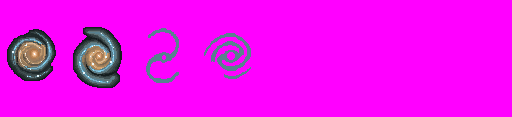
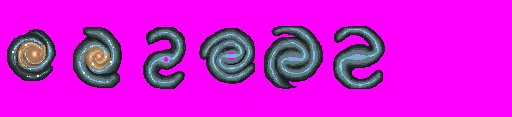
Before/after of a 512×117 layered artwork. What changed in the layer stack:
painted on "SBc" over (333, 26, 385, 89)
painted on "SBb" (1st of 2) over (264, 26, 323, 89)
painted on "SBa" (1st of 2) over (199, 28, 255, 84)
painted on "Sc" (1st of 2) over (143, 27, 186, 89)
painted on "Sa" (1st of 2) over (14, 41, 51, 64)
